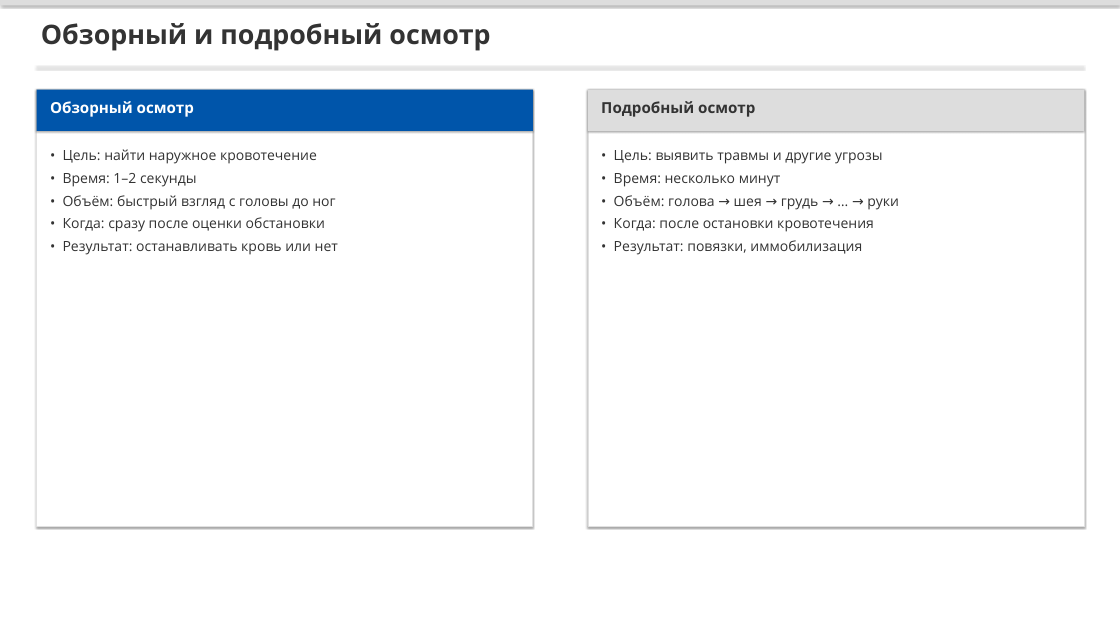
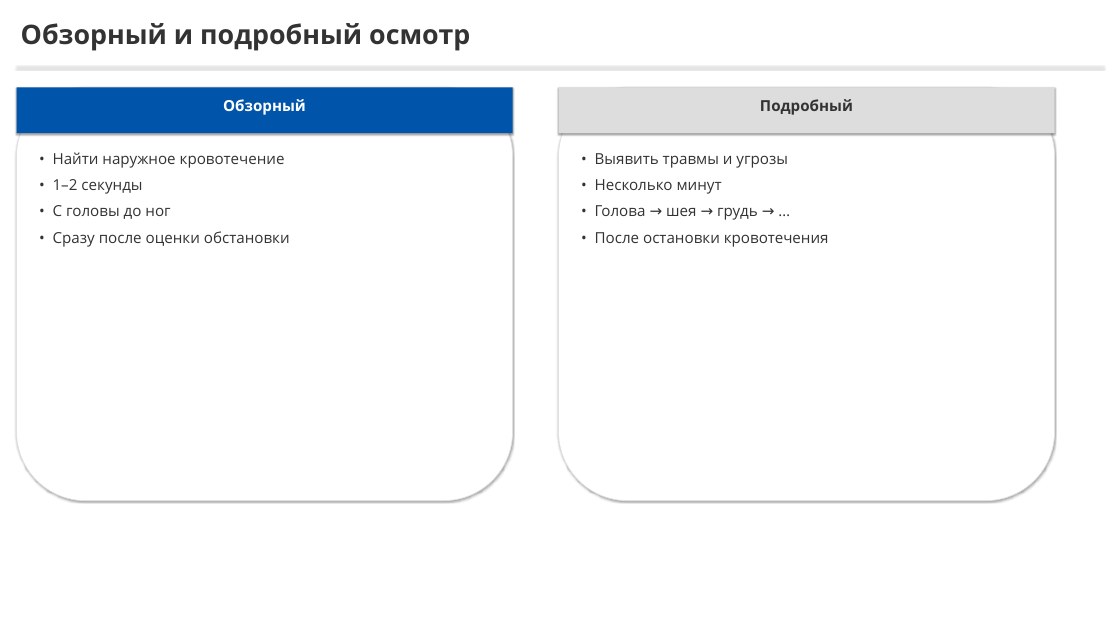
Before and after one commit to lysakalenushka-hash/-, a slide deck: slide 7 of tema2_bleeding/Кровотечение_и_обзорный_осмотр.pptx. Drawn at 1120x630 pixels with LibreOffice and Linux fonts; fonts in the diff are those of the drawing. Boxes give left, top, right and bottom in pixels: in the first picture for what was removed or moved away, otherwise in the second. Text is boxed around its words. In the diff, an @@ line names an element or a change of style, - is before the commit and + after.

```diff
--- a/tema2_bleeding/Кровотечение_и_обзорный_осмотр.pptx
+++ b/tema2_bleeding/Кровотечение_и_обзорный_осмотр.pptx
@@ rectangle removed at (0,0,1120,5) @@
@@ text "Обзорный и подробный осмотр": place and size @@
-text "Обзорный и подробный осмотр" at (41,23,490,51)
+text "Обзорный и подробный осмотр" at (21,23,470,51)
@@ rectangle: place and size @@
-rectangle at (37,67,1083,68)
+rectangle at (16,67,1103,68)
@@ rectangle: place and size @@
-rectangle at (37,89,532,131)
+rectangle at (16,87,512,133)
@@ rounded rectangle added at (16,87,512,501), fill #FFFFFF, outline #E1E1E1 1.25 pt @@
@@ rectangle removed at (37,89,532,526) @@
@@ rectangle: place and size @@
-rectangle at (588,89,1084,131)
+rectangle at (559,87,1054,133)
@@ rounded rectangle added at (559,87,1054,501), fill #FFFFFF, outline #E1E1E1 1.25 pt @@
@@ rectangle removed at (588,89,1084,526) @@
@@ text at (223,99,306,115): text changed @@
-Обзорный осмотр
+Обзорный
@@ text at (760,99,853,115): text changed @@
-Подробный осмотр
+Подробный
@@ text at (53,152,290,247): text changed; size 24 to 26 pt @@
-• Цель: найти наружное кровотечение
-• Время: 1–2 секунды
-• Объём: быстрый взгляд с головы до ног
-• Когда: сразу после оценки обстановки
-• Результат: останавливать кровь или нет
+• Найти наружное кровотечение
+• 1–2 секунды
+• С головы до ног
+• Сразу после оценки обстановки
@@ text at (595,153,829,247): text changed; size 24 to 26 pt @@
-• Цель: выявить травмы и другие угрозы
-• Время: несколько минут
-• Объём: голова → шея → грудь → … → руки
-• Когда: после остановки кровотечения
-• Результат: повязки, иммобилизация
+• Выявить травмы и угрозы
+• Несколько минут
+• Голова → шея → грудь → …
+• После остановки кровотечения
```
Also in this commit, not shown: 8 other slides changed, 1 slide added, 1 slide removed, 7 other files.
